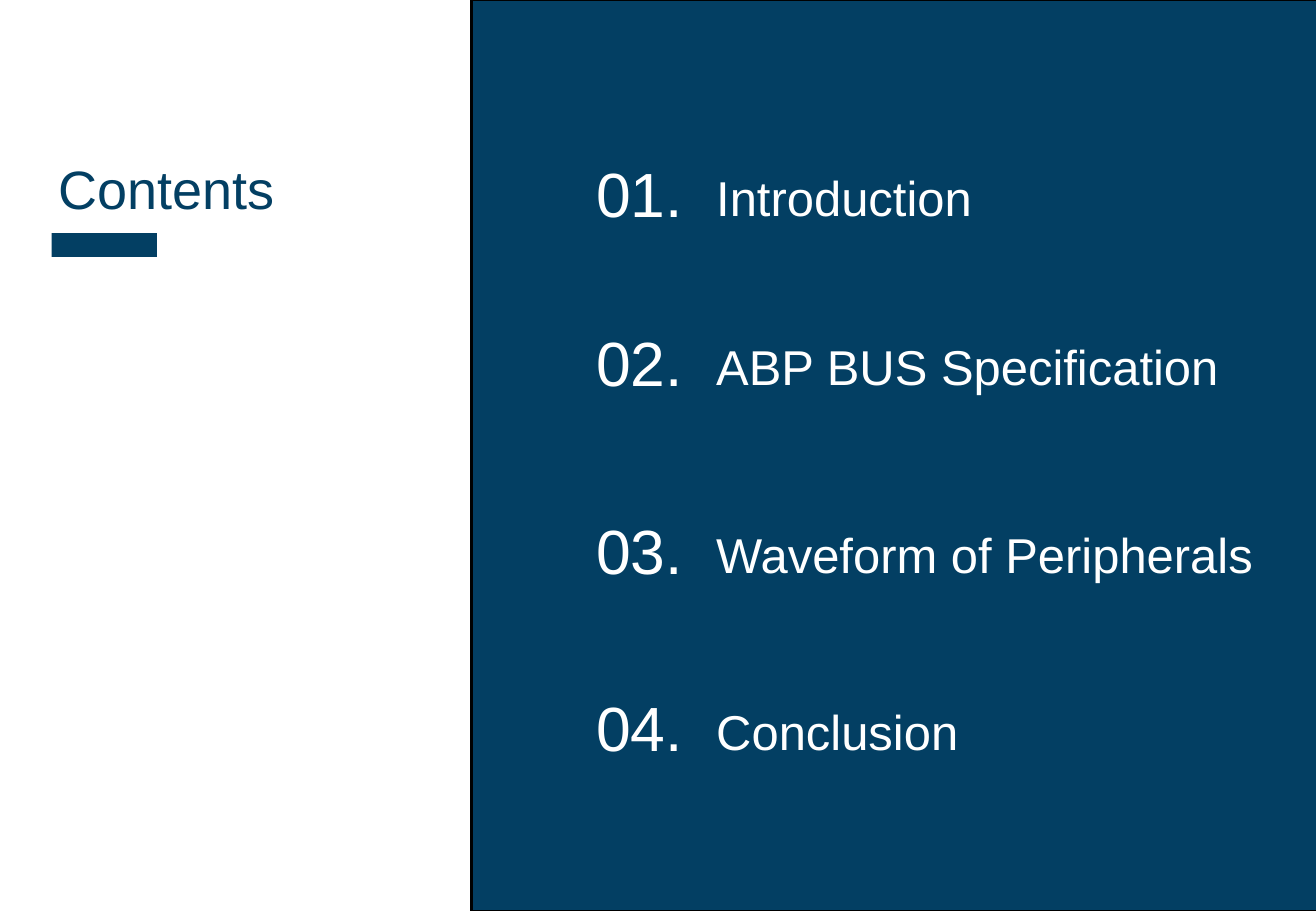
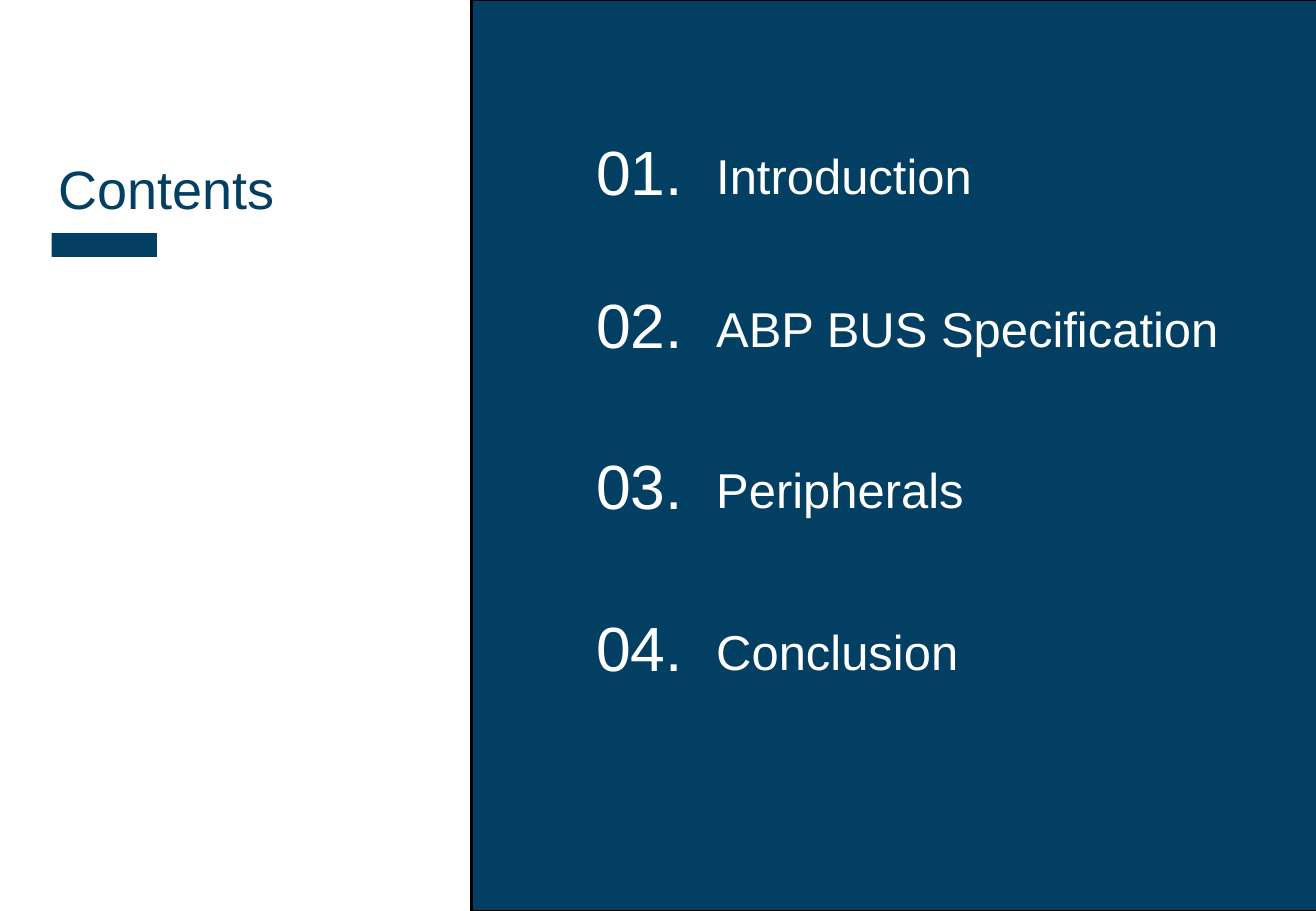
Before and after one commit to oriraccoon/Harman_ComputerArchitecture, a slide deck: slide 2 of RISC-V MultiCycle CPU Peripherals_김지환.pptx. Drawn at 1316x911 pixels with LibreOffice and Linux fonts; fonts in the diff are those of the drawing. Boxes give left, top, right and bottom in pixels: in the first picture for what was removed or moved away, otherwise in the second. Text is boxed around its words. In the diff, an @@ line names an element or a change of style, - is before the commit and + after.

```diff
--- a/RISC-V MultiCycle CPU Peripherals_김지환.pptx
+++ b/RISC-V MultiCycle CPU Peripherals_김지환.pptx
@@ text "01.": place and size @@
-text "01." at box(596, 173, 683, 218)
+text "01." at box(596, 151, 683, 196)
@@ text "Introduction": place and size @@
-text "Introduction" at box(716, 180, 972, 217)
+text "Introduction" at box(716, 158, 972, 195)
@@ text "02.": place and size @@
-text "02." at box(596, 342, 683, 387)
+text "02." at box(596, 304, 683, 349)
@@ text "ABP BUS Specification": place and size @@
-text "ABP BUS Specification" at box(716, 349, 1218, 395)
+text "ABP BUS Specification" at box(716, 311, 1218, 357)
@@ text "03.": place and size @@
-text "03." at box(596, 530, 683, 575)
+text "03." at box(596, 465, 683, 510)
@@ text at box(716, 472, 963, 518): text changed @@
-Waveform of Peripherals
+Peripherals
@@ text "04.": place and size @@
-text "04." at box(596, 707, 683, 752)
+text "04." at box(596, 627, 683, 672)
@@ text "Conclusion": place and size @@
-text "Conclusion" at box(716, 714, 958, 751)
+text "Conclusion" at box(716, 634, 958, 671)
```
Also in this commit, not shown: 4 other slides changed, 11 slides added, 1 slide removed, 35 other files.
